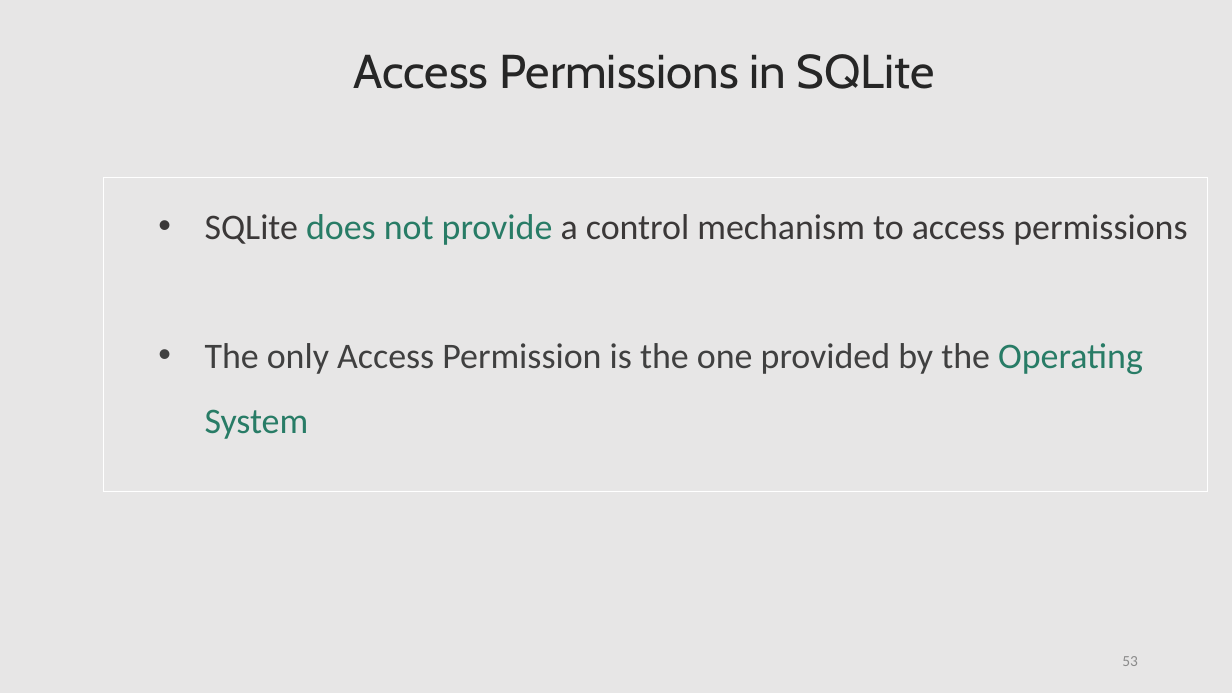
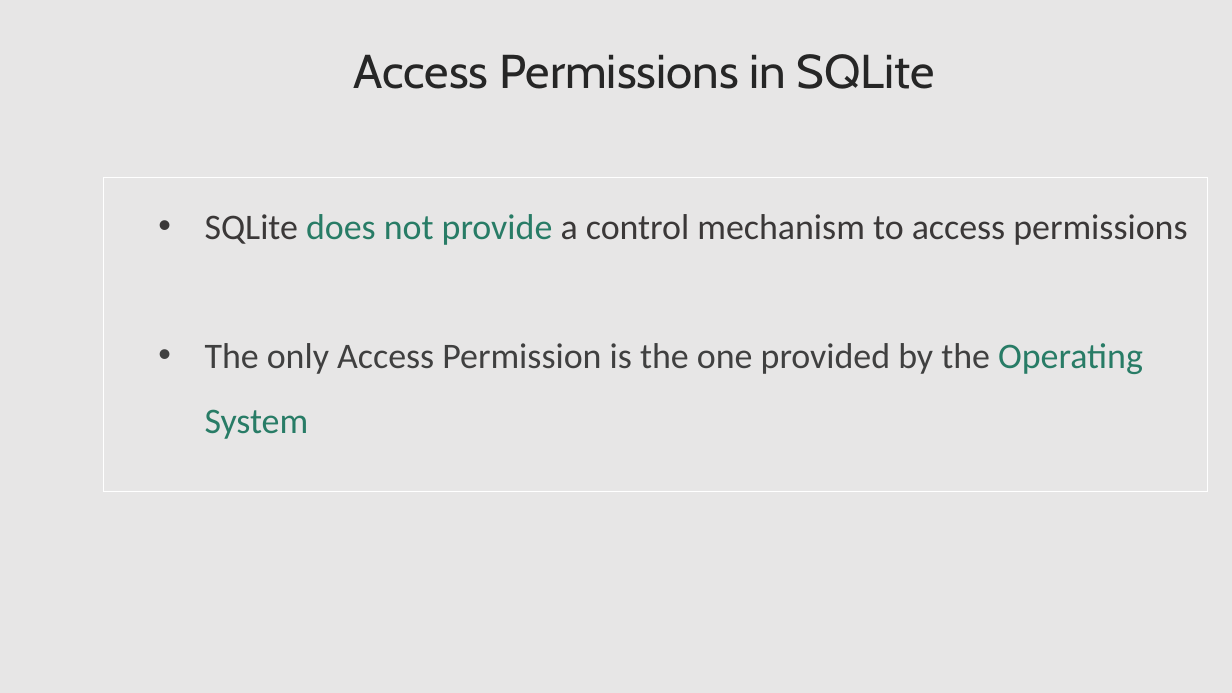
Before and after one commit to lahcenrahlaoui/Wingardium_Leviosaaaa, a slide deck: slide 53 of Presentation-projet-SQLite (1) - Copy.pptx. Drawn at 1232x693 pixels with LibreOffice and Linux fonts; fonts in the diff are those of the drawing. Boxes give left, top, right and bottom in pixels: in the first picture for what was removed or moved away, otherwise in the second. Text is boxed around its words. In the diff, an @@ line names an element or a change of style, - is before the commit and + after.

```diff
--- a/Presentation-projet-SQLite (1) - Copy.pptx
+++ b/Presentation-projet-SQLite (1) - Copy.pptx
@@ page number removed at box(1122, 656, 1138, 666) @@
-53
```
Also in this commit, not shown: 3 other slides changed.
